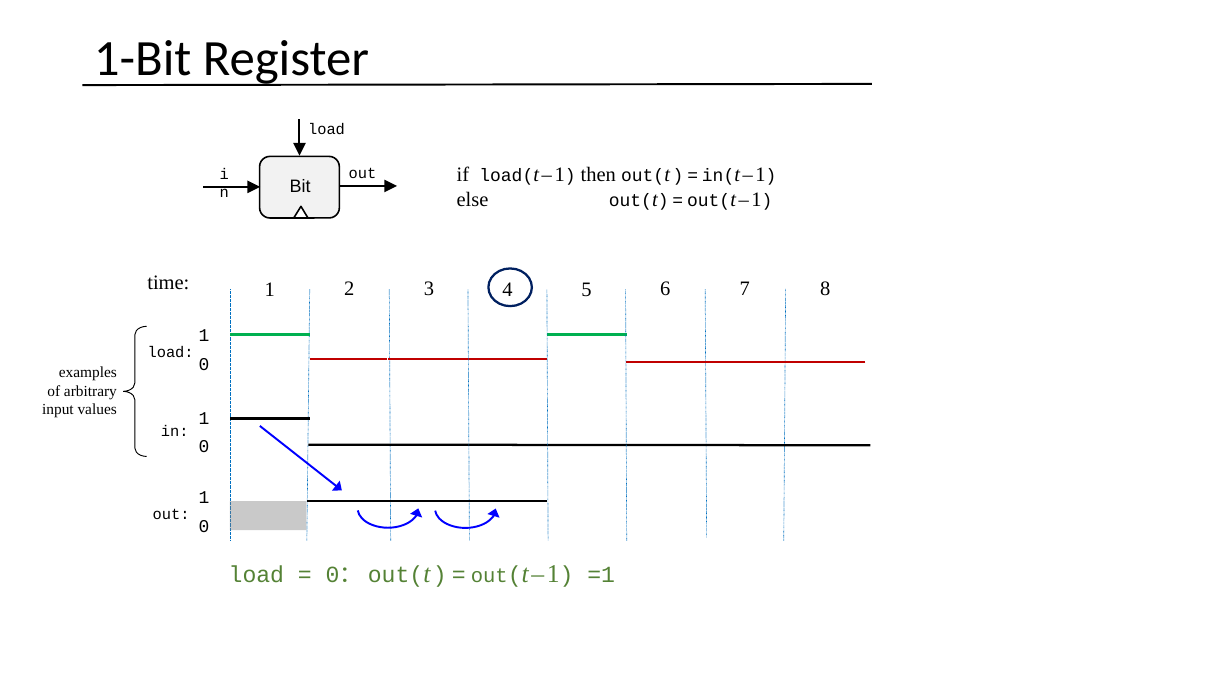
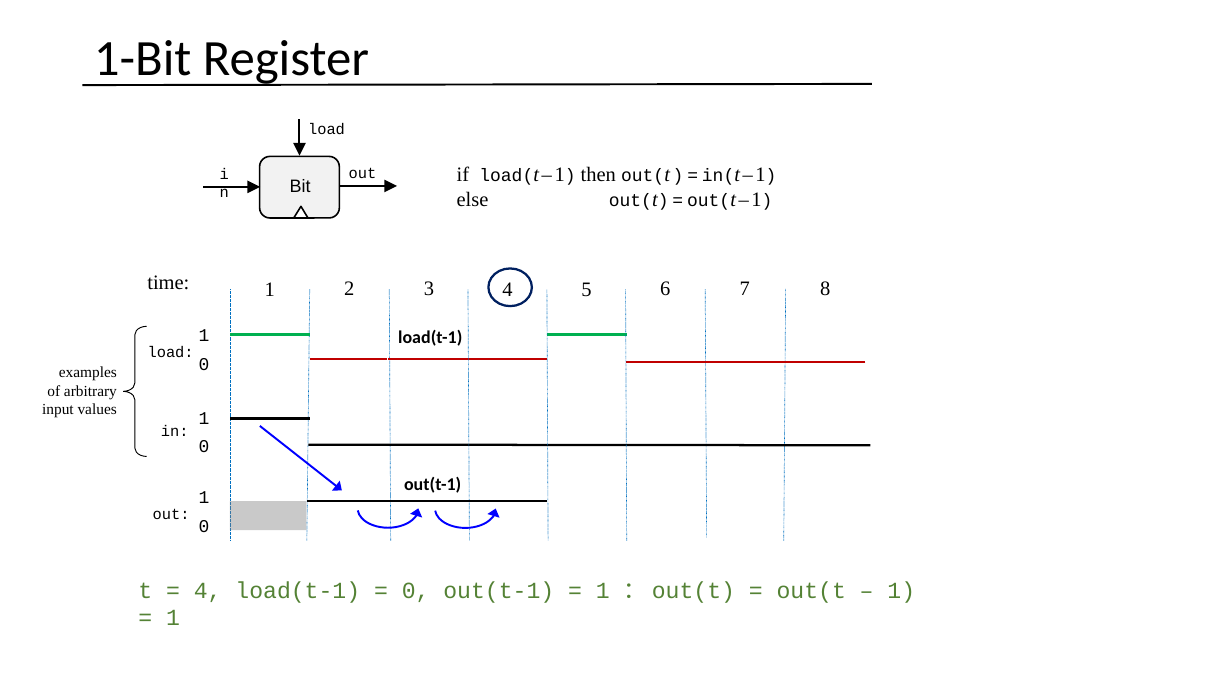
Before and after one commit to vcboy1/Leeds, a slide deck: slide 54 of 26fall/1860/Lecture/Week1.7/Lec 1.7.2 Sequential logic.pptx. Drawn at 1232x693 pixels with LibreOffice and Linux fonts; fonts in the diff are those of the drawing. Boxes give left, top, right and bottom in pixels: in the first picture for what was removed or moved away, otherwise in the second. Text is boxed around its words. In the diff, an @@ line names an element or a change of style, - is before the commit and + after.

```diff
--- a/26fall/1860/Lecture/Week1.7/Lec 1.7.2 Sequential logic.pptx
+++ b/26fall/1860/Lecture/Week1.7/Lec 1.7.2 Sequential logic.pptx
@@ text added at box(398, 330, 462, 346), 14 pt, text #000000, bold @@
+load(t-1)
@@ text added at box(404, 477, 461, 493), 14 pt, text #000000, bold @@
+out(t-1)
@@ text at box(138, 581, 915, 603): text changed @@
-load = 0： out(t ) = out(t – 1) =1
+t = 4, load(t-1) = 0, out(t-1) = 1 ： out(t) = out(t – 1) = 1
```
Also in this commit, not shown: 13 other slides changed, 6 other files.
